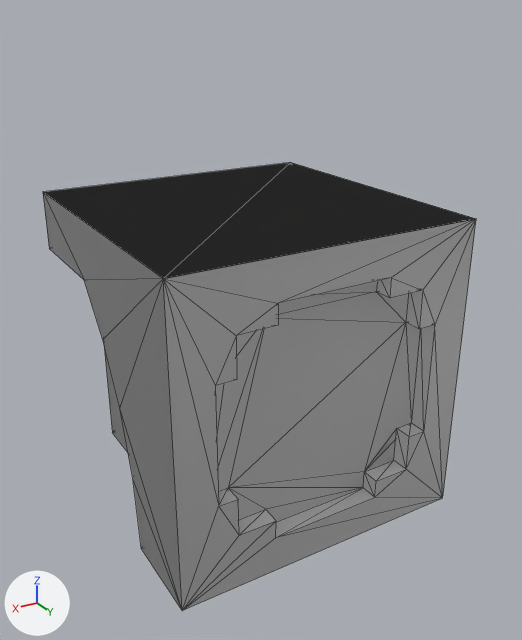
Two versions of the OBJ model src/main/resources/assets/mo/models/block/pattern_storage.obj, one commit apart.
Before and after are seen from a 50 mm lens placed at (1.113, 1.956, 1.067), pointed at (-0.017, 0.073, 0.126). The lights are fixed; the arrows at lower left show +X, +Y and +Z. Mesh edges are drawn as thin lines. Where no turn or scale is listed for an object, it has been applied to the vertices. Vertices at the same position are counted once.

Names of what the first picture shows: 'pattern_storage'.
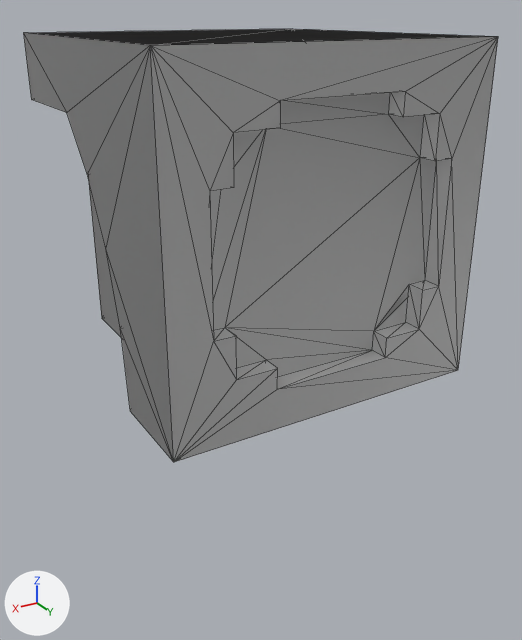
Where the change shows, as pixel boxes (x1, y1, x2, y2) in the pictures (522 x 640 px):
'pattern_storage', reshaped (10% wider)
    before: (43, 162, 476, 611)
    after: (23, 29, 498, 462)

Diff of the bpy script that builds the scene:
```diff
--- a/src/main/resources/assets/mo/models/block/pattern_storage.obj.py
+++ b/src/main/resources/assets/mo/models/block/pattern_storage.obj.py
@@ me_pattern_storage @@
 me_pattern_storage.from_pydata(...)  # 81 vertices, 152 faces; spans x -0.5..0.5, y -0.5..0.5, z -0.5..0.5
 # used by ob_pattern_storage; location = (0.0, 0.0, 0.0)
+# me_pattern_storage part 1: the loose piece of 73 vertices spanning x -0.5..0.5, y -0.5..0.5, z -0.5..0.5 is moved by (0.0, 0.0, 0.5)
```
